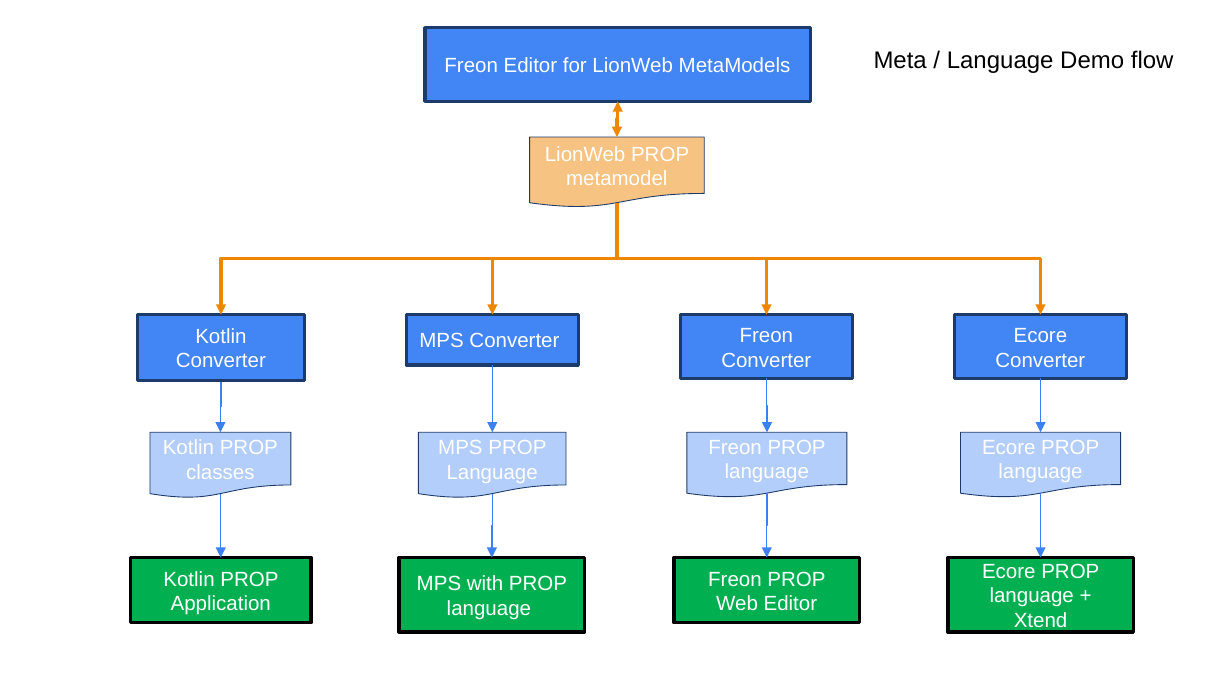
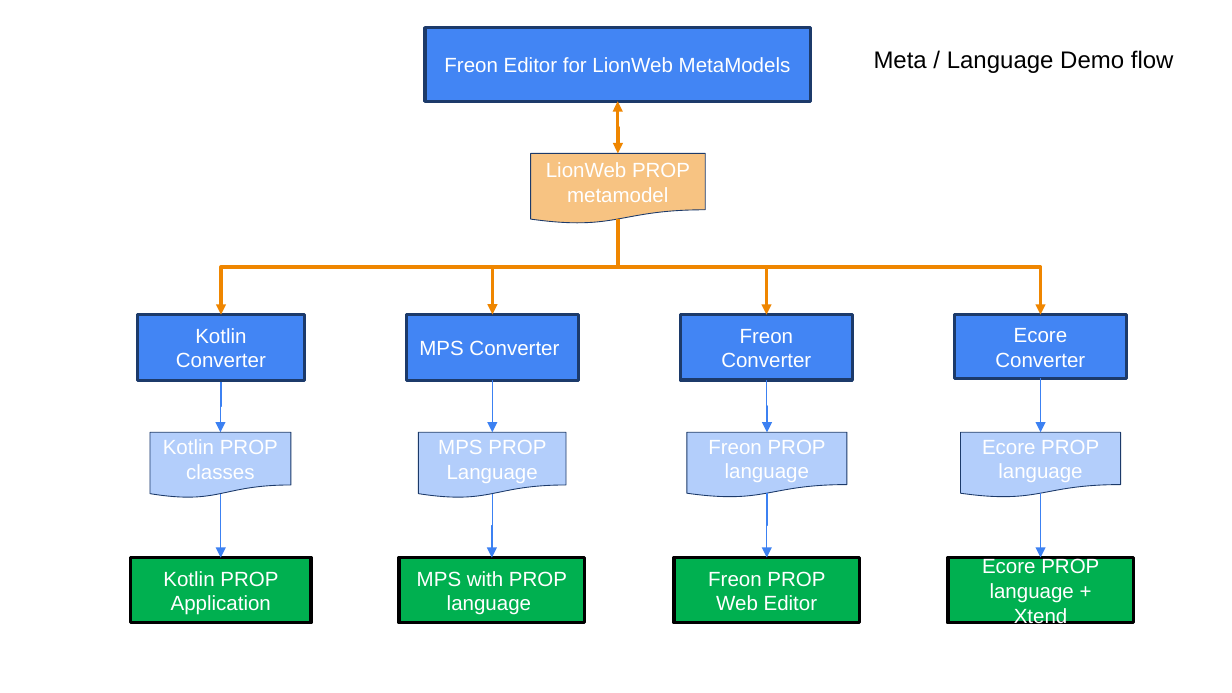
Before and after one commit to LionWeb-io/specification, a slide deck: slide 14 of resources/LangDev Talk.pptx (slide 16 before the commit). Drawn at 1232x693 pixels with LibreOffice and Linux fonts; fonts in the diff are those of the drawing. Boxes give left, top, right and bottom in pixels: in the first picture for what was removed or moved away, otherwise in the second. Text is boxed around its words. In the diff, an @@ line names an element or a change of style, - is before the commit and + after.

```diff
--- a/resources/LangDev Talk.pptx
+++ b/resources/LangDev Talk.pptx
@@ elbow double arrow moved from (617, 101) - (617, 137) to (617, 101) - (618, 153) @@
@@ flow chart document "LionWeb PROP metamodel": place and size @@
-flow chart document "LionWeb PROP metamodel" at [530,137,705,207]
+flow chart document "LionWeb PROP metamodel" at [531,153,706,223]
@@ elbow arrow moved from (617, 203) - (221, 314) to (618, 219) - (221, 314) @@
@@ elbow arrow moved from (617, 203) - (493, 314) to (618, 219) - (493, 314) @@
@@ elbow arrow moved from (617, 203) - (1041, 314) to (618, 219) - (1041, 314) @@
@@ elbow arrow moved from (617, 203) - (766, 314) to (618, 219) - (766, 314) @@
@@ rectangle "MPS Converter": place and size @@
-rectangle "MPS Converter" at [407,314,579,365]
+rectangle "MPS Converter" at [407,314,579,379]
@@ elbow arrow moved from (493, 365) - (493, 432) to (493, 381) - (493, 432) @@
@@ elbow arrow (766, 379) - (768, 432): route changed @@
@@ rectangle "MPS with PROP language": place and size @@
-rectangle "MPS with PROP language" at [399,558,585,632]
+rectangle "MPS with PROP language" at [399,558,585,623]
@@ rectangle "Ecore PROP language + Xtend": place and size @@
-rectangle "Ecore PROP language + Xtend" at [947,558,1133,632]
+rectangle "Ecore PROP language + Xtend" at [947,558,1133,623]
```
Also in this commit, not shown: 5 other slides changed, 3 slides removed.
